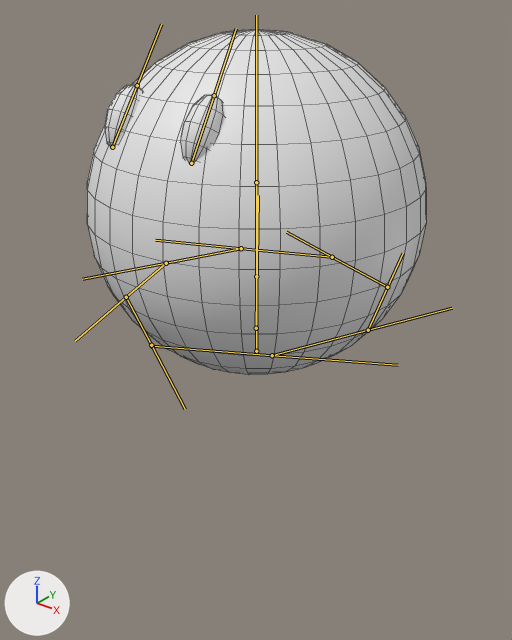
One commit to the FBX model Assets/3DModels/SlimeBase.fbx: the scene before it, then after it.
Both versions are drawn from a 50 mm camera at (2.59, -3.24, 3.6) aimed at (-0.01, 0.01, 1.59). The lights are fixed; the arrows at lower left show +X, +Y and +Z. The bones that bend it are drawn over the model as lines. Mesh edges are drawn as thin lines.
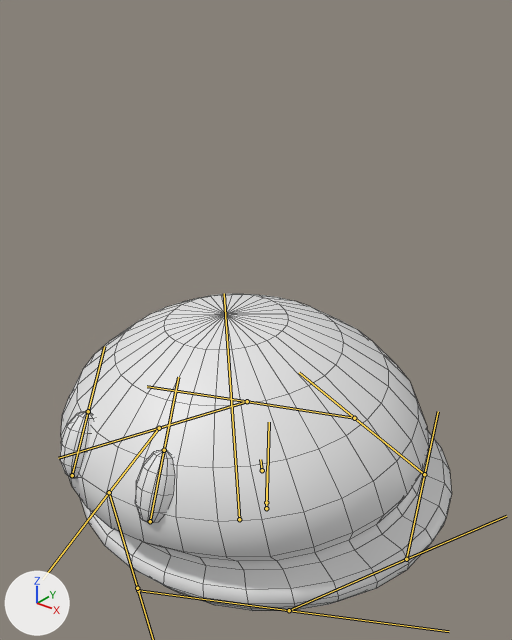
The newer file adds an action. The first version stands in its rest pose; the second is drawn at frame 11 of the action 'Armature|SnowMoving'.

The edits, one by one:
Bone 'Base' (bone_base) moves from (0.0, 0.0, 0.0) to (0.0, -1.36, -0.127).
Bone 'Base' (bone_base) is rescaled from (1.0, 1.0, 1.0) to (0.83, 0.83, 0.83).
Bone 'Middle' (bone_middle) moves from (0.0, 0.0, 0.0) to (0.0, -0.124, 0.073).
Bone 'Middle' (bone_middle) turns from (0, 0, 0) to (9, 5, 2) degrees about its own x, y and z.
Bone 'Middle' (bone_middle) is rescaled from (1.0, 1.0, 1.0) to (0.22, 0.22, 0.22).
Bone 'HeadTop' (bone_headtop) moves from (0.0, 0.0, 0.0) to (-0.184, -1.908, 1.592).
Bone 'HeadTop' (bone_headtop) turns from (0, 0, 0) to (-6, -5, 0) degrees about its own x, y and z.
Bone 'HeadTop' (bone_headtop) is rescaled from (1.0, 1.0, 1.0) to (10.73, 10.73, 10.73).
Bone 'L.Eye' (bone_l_eye) moves from (0.0, 0.0, 0.0) to (-0.095, 0.3, -0.143).
Bone 'L.Eye' (bone_l_eye) turns from (0, 0, 0) to (7, 0, 0) degrees about its own x, y and z.
Bone 'L.Eye' (bone_l_eye) is rescaled from (1.0, 1.0, 1.0) to (0.6, 0.6, 0.6).
Bone 'R.Eye' (bone_r_eye) moves from (0.0, 0.0, 0.0) to (0.106, 0.301, -0.144).
Bone 'R.Eye' (bone_r_eye) turns from (0, 0, 0) to (7, 0, 0) degrees about its own x, y and z.
Bone 'R.Eye' (bone_r_eye) is rescaled from (1.0, 1.0, 1.0) to (0.6, 0.6, 0.6).
Bone 'Ring.008' (bone_ring_008) moves from (0.0, 0.0, 0.0) to (-0.006, -0.233, 0.0).
Bone 'Ring.008' (bone_ring_008) is rescaled from (1.0, 1.0, 1.0) to (1.71, 1.07, 1.71).

Pixel boxes [x1, y1, x2, y2] of what changed, in the pictures (512 x 640 px):
'Sphere.001', posed (15% wider, 8% shorter): before [87, 29, 426, 375]; after [61, 294, 452, 611]
'Sphere.004', posed (9% narrower, 10% taller): before [180, 95, 224, 161]; after [135, 450, 175, 523]
'Sphere.003', posed (10% narrower, 8% taller): before [104, 85, 142, 147]; after [60, 411, 94, 478]
bone 'Base', root to tip: before (256, 351) to (256, 302); after (266, 502) to (267, 471)
bone 'Middle', root to tip: before (256, 276) to (256, 182); after (262, 470) to (260, 459)
bone 'HeadTop', root to tip: before (256, 182) to (256, 15); after (239, 519) to (224, 293)
bone 'L.Eye', root to tip: before (191, 163) to (214, 95); after (150, 521) to (164, 450)
bone 'R.Eye', root to tip: before (112, 147) to (137, 85); after (72, 475) to (88, 411)
bone 'Ring.008', root to tip: before (256, 328) to (258, 195); after (266, 508) to (269, 422)
